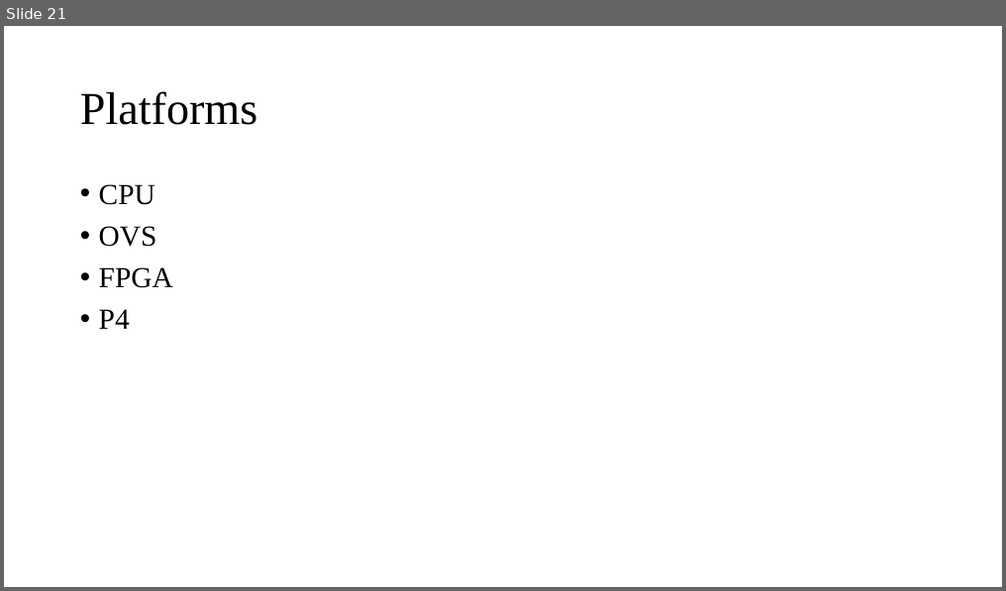
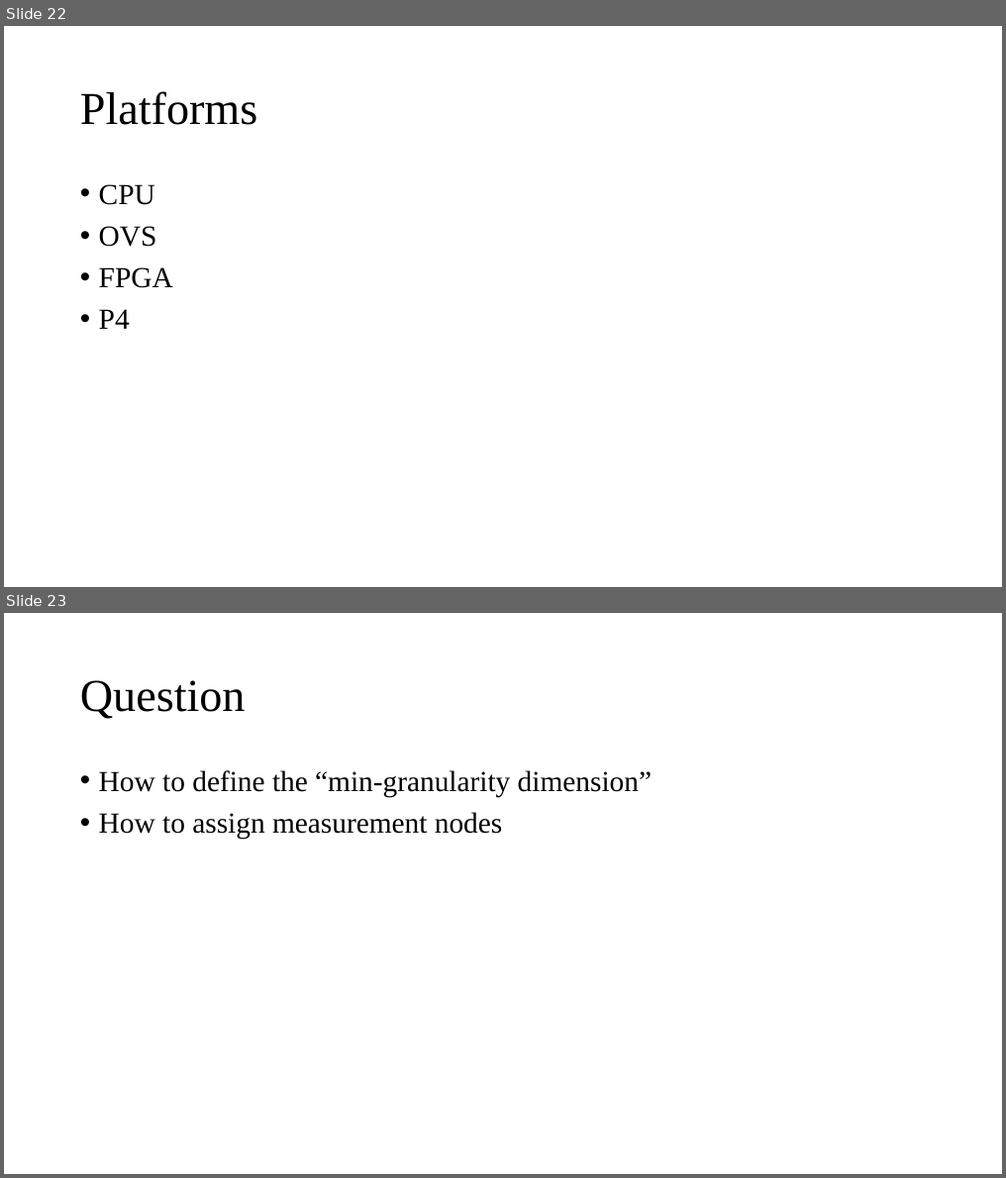
Before and after one commit to Lipox/Dimension, a slide deck: dimensions.pptx. Shown one above the other, each under a label of ours: slide 21 before the commit, slides 22 and 23 after it. The pictures are 1006x591 and 1006x1178 pixels, drawn with LibreOffice and Linux fonts; fonts in the diff are those of the drawing. Boxes give left, top, right and bottom in pixels: in the first picture for what was removed or moved away, otherwise in the second. Text is boxed around its words. In the diff, an @@ line names an element or a change of style, - is before the commit and + after.

```diff
--- a/dimensions.pptx
+++ b/dimensions.pptx
@@ slide 23 added at [4, 613, 1002, 1174], background #FFFFFF @@
@@ title added at [80, 680, 246, 719], 44 pt, text #000000 @@
+Question
@@ text added at [99, 770, 651, 839], 28 pt, text #000000 @@
+• How to define the “min-granularity dimension”
+• How to assign measurement nodes
@@ what was slide 21 is now slide 22 @@
```
Also in this commit, not shown: 5 slides changed, 14 other slides added, 11 slides removed.
